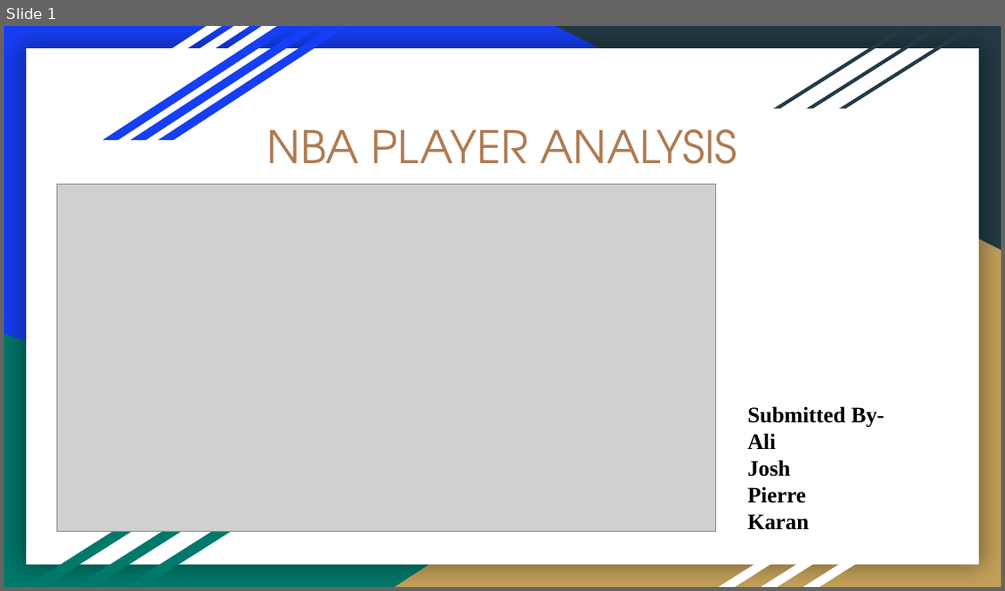
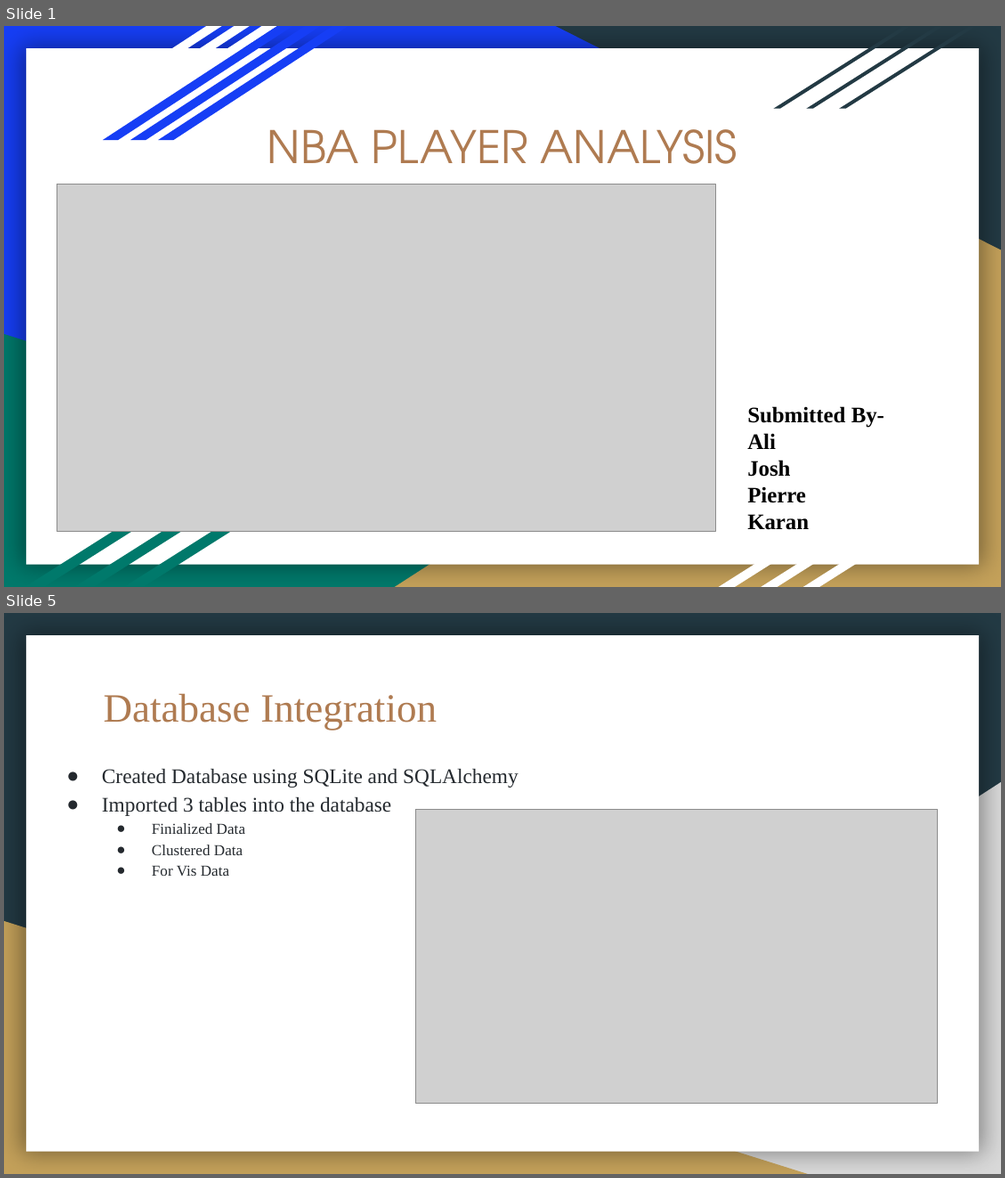
Before and after one commit to joshb738/NBA_Player_Analysis, a slide deck: Visualization/NBA_PLAYER_ANALYSIS.pptx. Shown one above the other, each under a label of ours: slide 1 before the commit, slides 1 and 5 after it; the slides between them are not shown. The pictures are 1005x591 and 1005x1178 pixels, drawn with LibreOffice and Linux fonts; fonts in the diff are those of the drawing; grey boxes stand for pictures. Boxes give left, top, right and bottom in pixels: in the first picture for what was removed or moved away, otherwise in the second. Text is boxed around its words. In the diff, an @@ line names an element or a change of style, - is before the commit and + after.

```diff
--- a/Visualization/NBA_PLAYER_ANALYSIS.pptx
+++ b/Visualization/NBA_PLAYER_ANALYSIS.pptx
@@ slide 5 added at (4, 613, 1001, 1174), background #233A44; not listed: 1 template element that a slide beside it also shows @@
@@ title added at (104, 693, 437, 730), 29 pt, text #AF7B51 @@
+Database Integration
@@ text added at (102, 769, 518, 876), 15 pt, text #24292E @@
+● Created Database using SQLite and SQLAlchemy
+● Imported 3 tables into the database
+  ● Finialized Data
+  ● Clustered Data
+  ● For Vis Data
@@ right triangle added at (395, 782, 1001, 1174), fill #D9D9D9 @@
@@ picture added at (416, 810, 937, 1103) @@
@@ right triangle added at (4, 921, 808, 1174), fill #C4A15A @@
```
Also in this commit, not shown: 5 slides changed, 5 other slides added, 10 slides removed, 1 other file.
